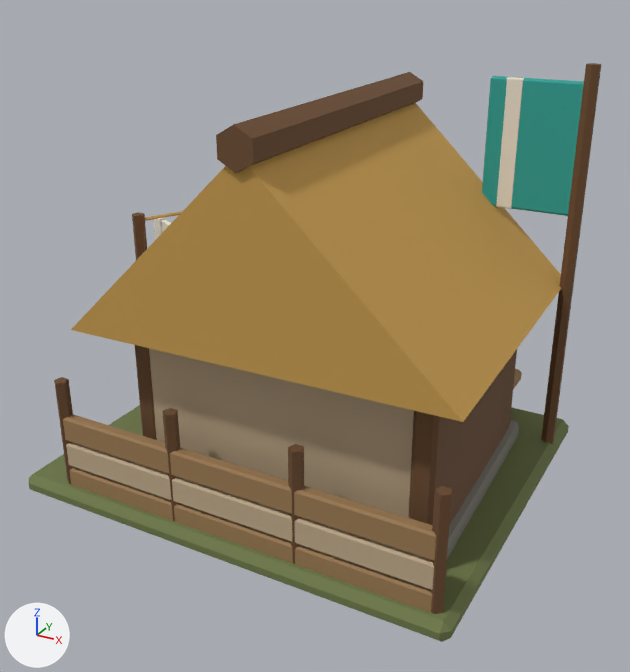
The FBX model client/CultOfComfort.Unity/Assets/Resources/Art/Models/cultist_hut.fbx: old version first, new version second.
Before and after are seen from a camera (50 mm lens) standing at (1.122, -2.025, 1.439) and looking at (0.046, -0.068, 0.46). The axes (+X, +Y, +Z) are drawn at lower left. The lights are the same throughout. The first picture is the older version. Where no turn or scale is listed for an object, it has been applied to the vertices.

Script lines for the objects in view, before the commit:
```python
me_building = bpy.data.meshes.new('Building')
me_building.from_pydata(...)  # 570 vertices, 571 faces; spans x -0.65..0.65, y -0.55..0.55, z 0.0..1.175
me_building.materials.append(mat_palette)  # picture img_palette_png
ob_building = bpy.data.objects.new('Building', me_building)
ob_building.location = (0.0, 0.0, 0.0)
```
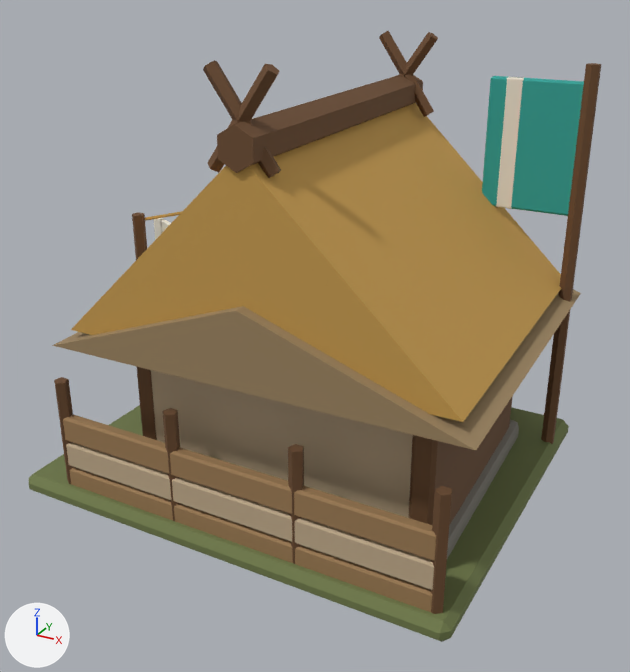
Boxes (x1, y1, x2, y2) around the edits, measured in the pictures (630 x 672 px; the box of a moved part takes in the faces that stretch with it):
'Building', reshaped: before (29, 63, 601, 642); after (29, 31, 601, 642)
part 1 of me_building, moved or reshaped: before (216, 72, 423, 173); after (217, 74, 423, 173)
part 2 of me_building, added: after (52, 31, 581, 450)

The change, as a diff of the scene's bpy script:
```diff
--- a/client/CultOfComfort.Unity/Assets/Resources/Art/Models/cultist_hut.fbx.py
+++ b/client/CultOfComfort.Unity/Assets/Resources/Art/Models/cultist_hut.fbx.py
@@ me_building @@
 # used by ob_building; location = (0.0, 0.0, 0.0)
-me_building.from_pydata(...)  # 570 vertices, 571 faces; spans x -0.65..0.65, y -0.55..0.55, z 0.0..1.175
+me_building.from_pydata(...)  # 616 vertices, 604 faces; spans x -0.65..0.673, y -0.564..0.55, z 0.0..1.236
+# me_building part 1: the loose piece of 12 vertices spanning x 0.044..0.156, y -0.533..0.433, z 1.02..1.12 is scaled about its middle by (0.999, 0.995, 1)
+# me_building part 2
+# 30 vertices are added at x -0.473..0.673, y -0.564..0.464, z 0.52..1.236
+# 8 new vertices lie (0.149, 0.004, 0.213) away from vertices in x 0.012..0.04, y -0.488..0.393, z 1.004..1.023
+# 8 new vertices lie (0.149, 0.004, -0.213) away from vertices in x 0.012..0.04, y -0.488..0.393, z 1.217..1.236
+# 33 new faces join them
 me_building.materials.append(mat_palette)
```
